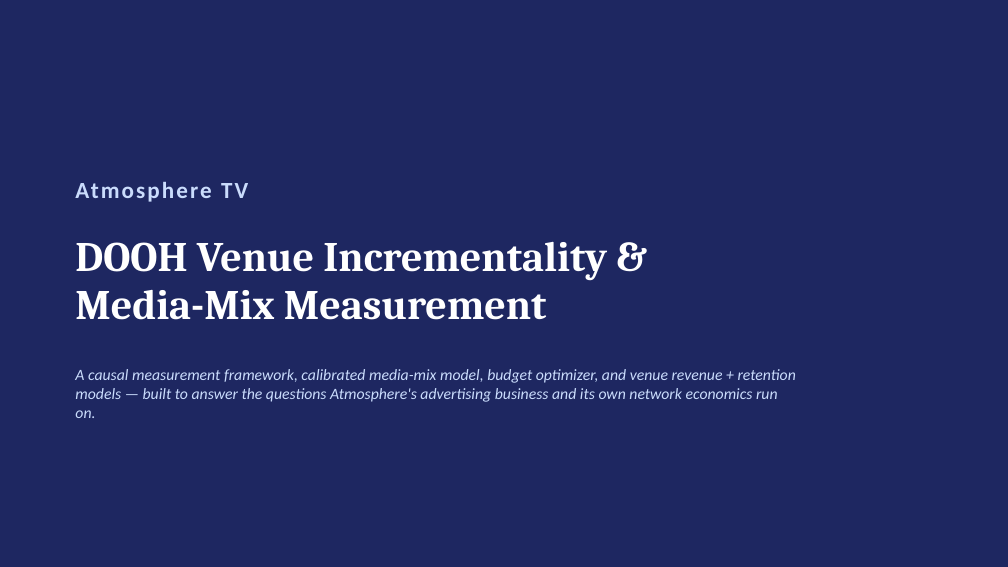
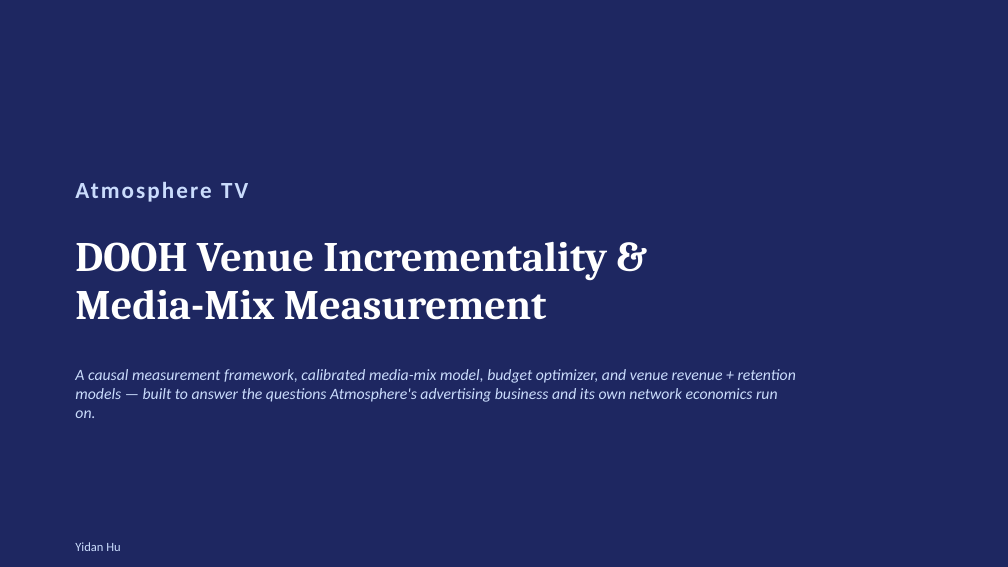
Before and after one commit to crystal1361/atmosphere-dooh-measurement, a slide deck: slide 1 of deck/AtmosphereTV_DOOH_Measurement.pptx. Drawn at 1008x567 pixels with LibreOffice and Linux fonts; fonts in the diff are those of the drawing. Boxes give left, top, right and bottom in pixels: in the first picture for what was removed or moved away, otherwise in the second. Text is boxed around its words. In the diff, an @@ line names an element or a change of style, - is before the commit and + after.

```diff
--- a/deck/AtmosphereTV_DOOH_Measurement.pptx
+++ b/deck/AtmosphereTV_DOOH_Measurement.pptx
@@ text added at bbox=[75, 542, 120, 551], 12 pt, text #CADCFC @@
+Yidan Hu
```
Also in this commit, not shown: 2 other files.
